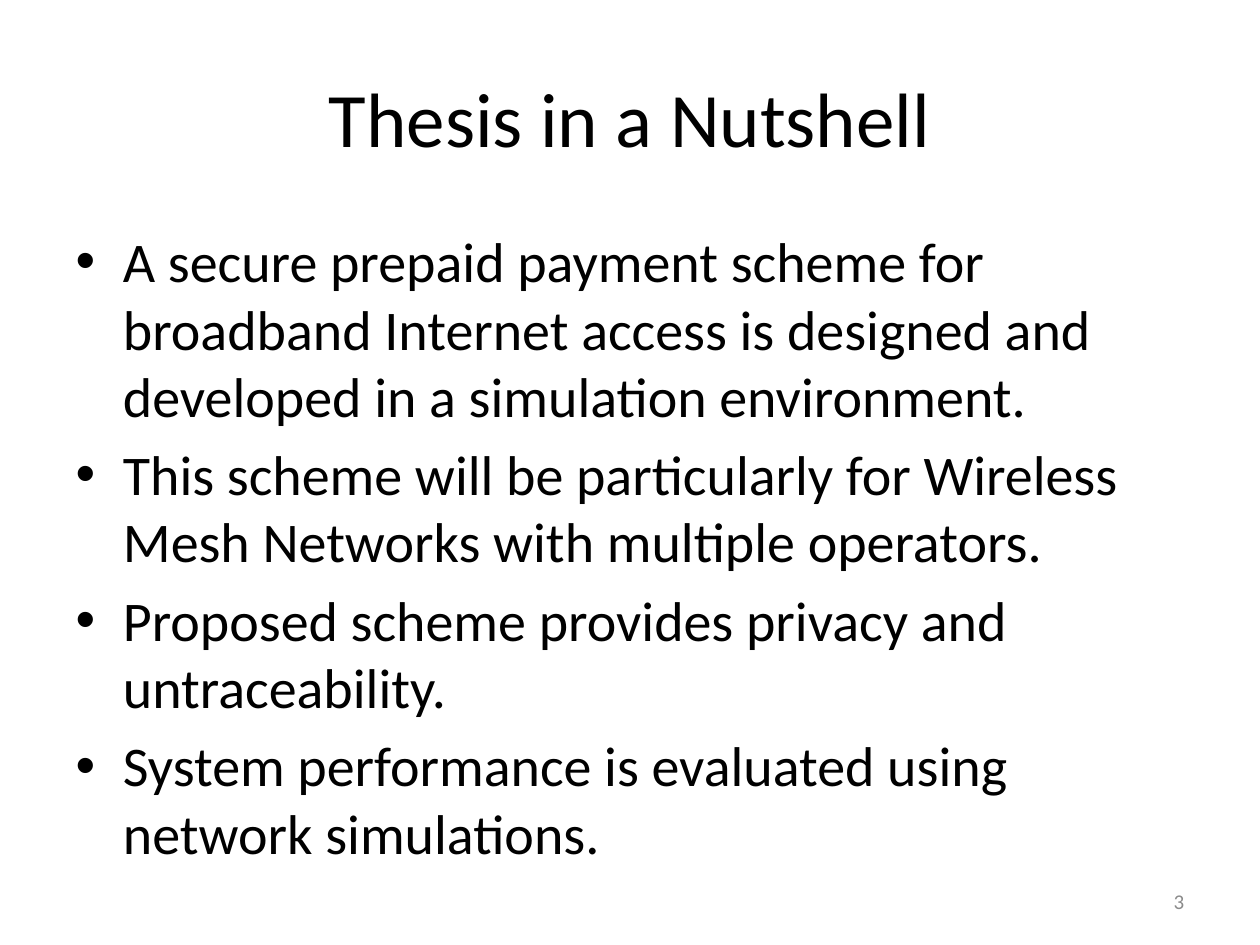
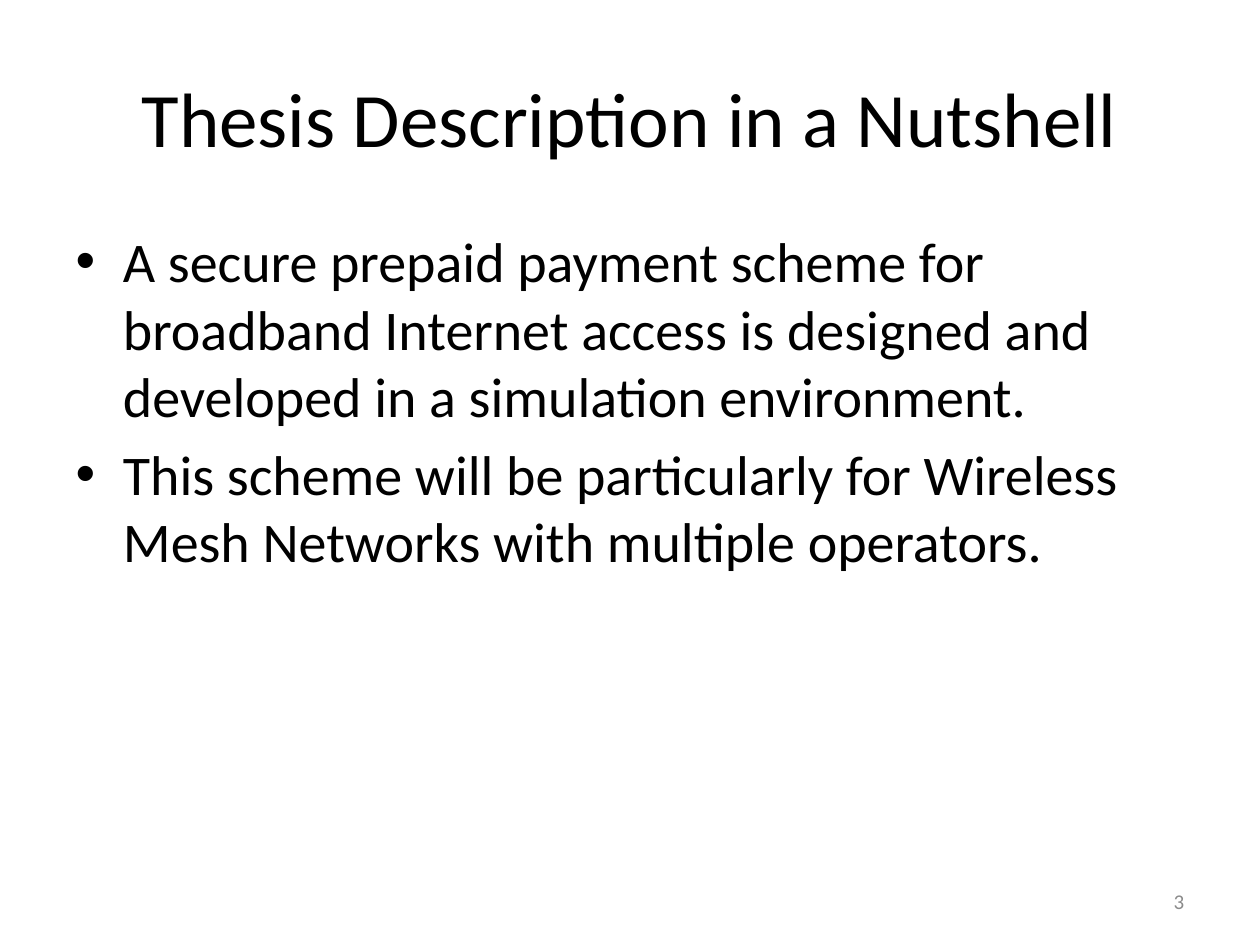
Before and after one commit to canleloglu/worddoc, a slide deck: slide 3 of sunum18Jan.pptx. Drawn at 1260x945 pixels with LibreOffice and Linux fonts; fonts in the diff are those of the drawing. Boxes give left, top, right and bottom in pixels: in the first picture for what was removed or moved away, otherwise in the second. Text is boxed around its words. In the diff, an @@ line names an element or a change of style, - is before the commit and + after.

Commit message:
untraceabilityi halletigim powerpointi ekledim

```diff
--- a/sunum18Jan.pptx
+++ b/sunum18Jan.pptx
@@ title at (x1=142, y1=93, x2=1117, y2=160): text changed @@
-Thesis in a Nutshell
+Thesis Description in a Nutshell
@@ text at (x1=123, y1=602, x2=1007, y2=855): paragraphs removed @@
-• Proposed scheme provides privacy and untraceability.
-• System performance is evaluated using network simulations.
```
Also in this commit, not shown: 33 other slides changed, 3 slides added, 12 other files.
